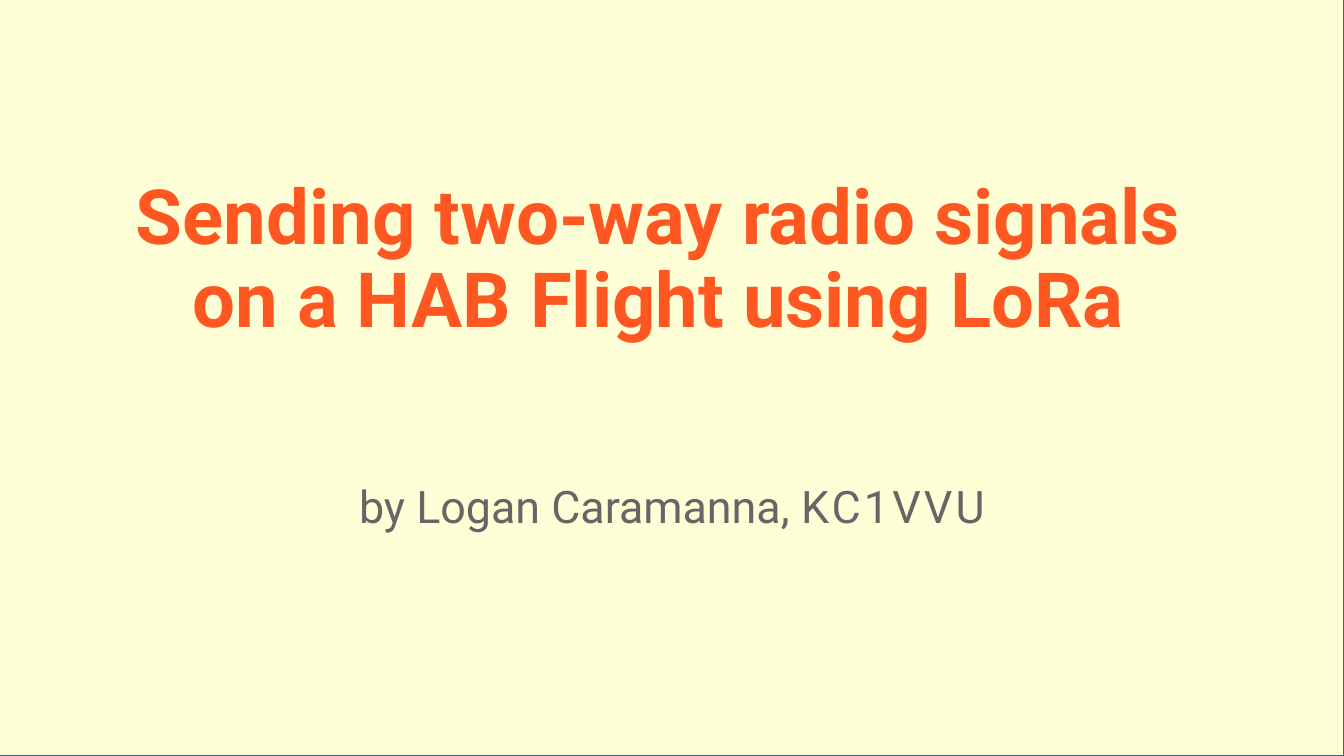
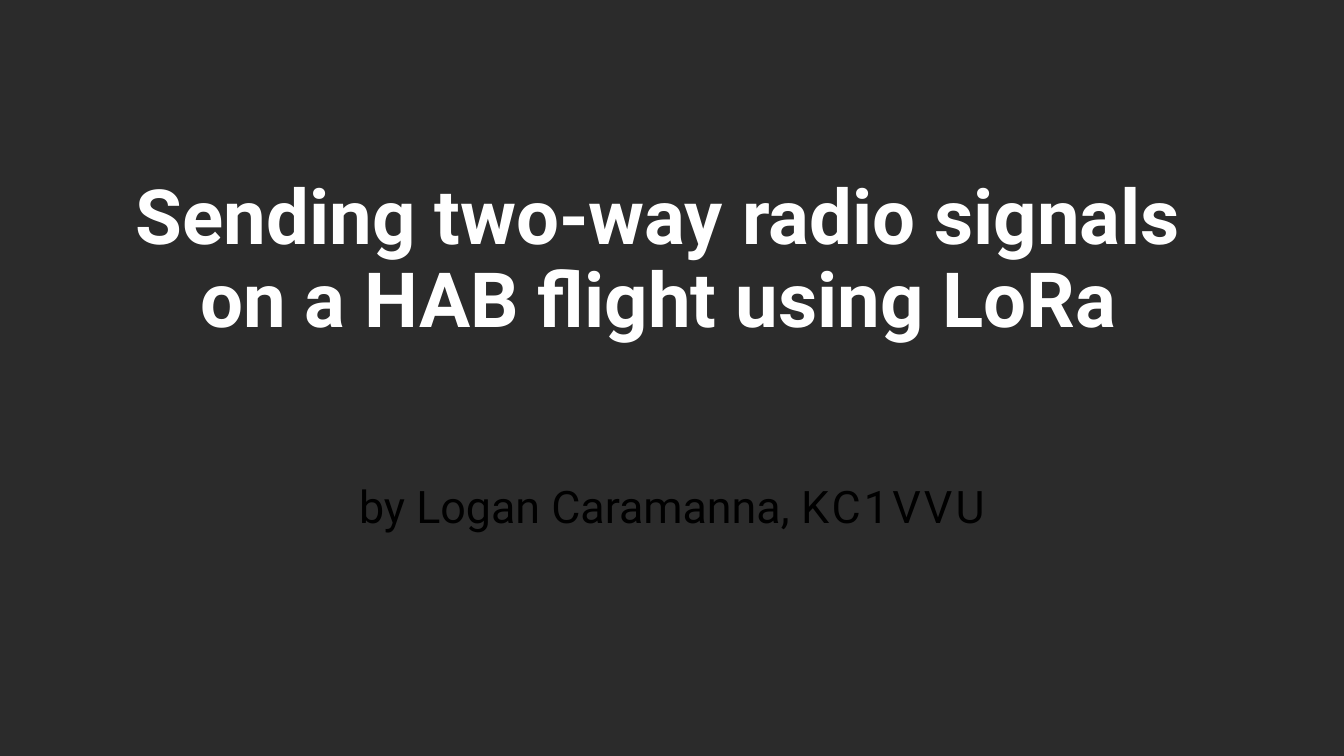
Before and after one commit to stratoscience25/arduino-workshop-logan, a slide deck: slide 1 of Ham xposition presentation/LoganCaramanna_Presentation.odp. Drawn at 1344x756 pixels with LibreOffice and Linux fonts; fonts in the diff are those of the drawing; background and template pictures are left out; a plain dark background stands for a picture behind light text. Boxes give left, top, right and bottom in pixels: in the first picture for what was removed or moved away, otherwise in the second. Text is boxed around its words. In the diff, an @@ line names an element or a change of style, - is before the commit and + after.

```diff
--- a/Ham xposition presentation/LoganCaramanna_Presentation.odp
+++ b/Ham xposition presentation/LoganCaramanna_Presentation.odp
@@ background #FFFFFF to picture (left out) @@
@@ rectangle removed at <box>0,0,1344,756</box> @@
@@ title at <box>136,187,1181,343</box>: text changed; text colour #FF5722 to #FFFFFF @@
-Sending two-way radio signals
-on a HAB Flight using LoRa
+Sending two-way radio signals
+on a HAB flight using LoRa
@@ subtitle "by Logan Caramanna, KC1VVU" at <box>359,490,985,532</box>: text colour #666666 to #000000 @@
```
Also in this commit, not shown: 9 other slides changed, 2 slides added, 2 slides removed, 14 other files.
